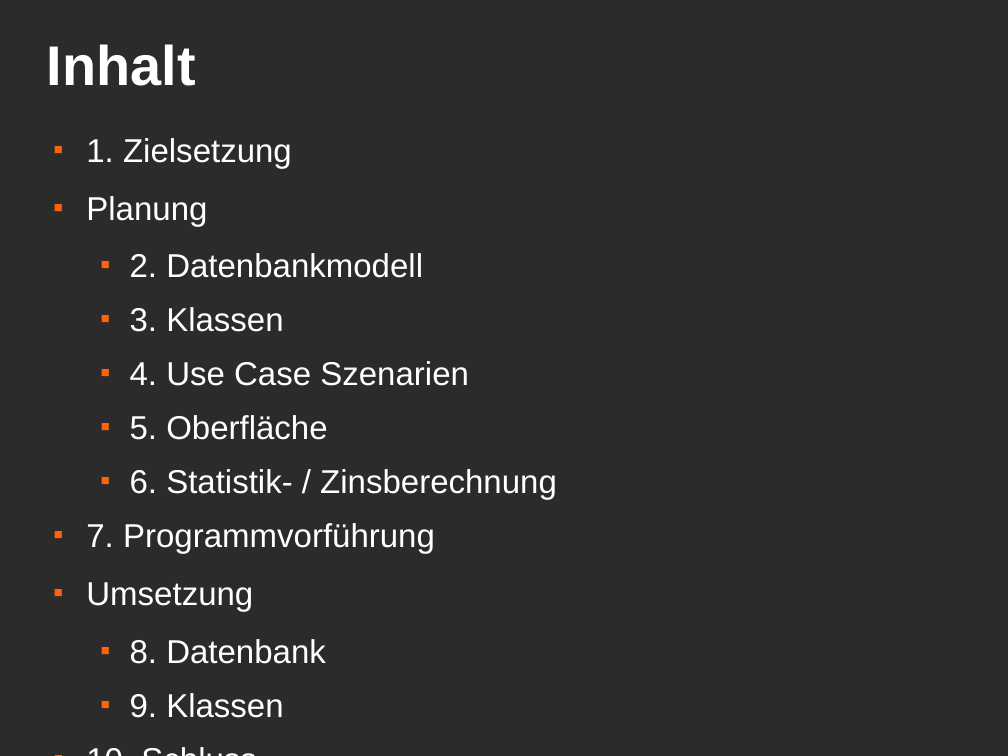
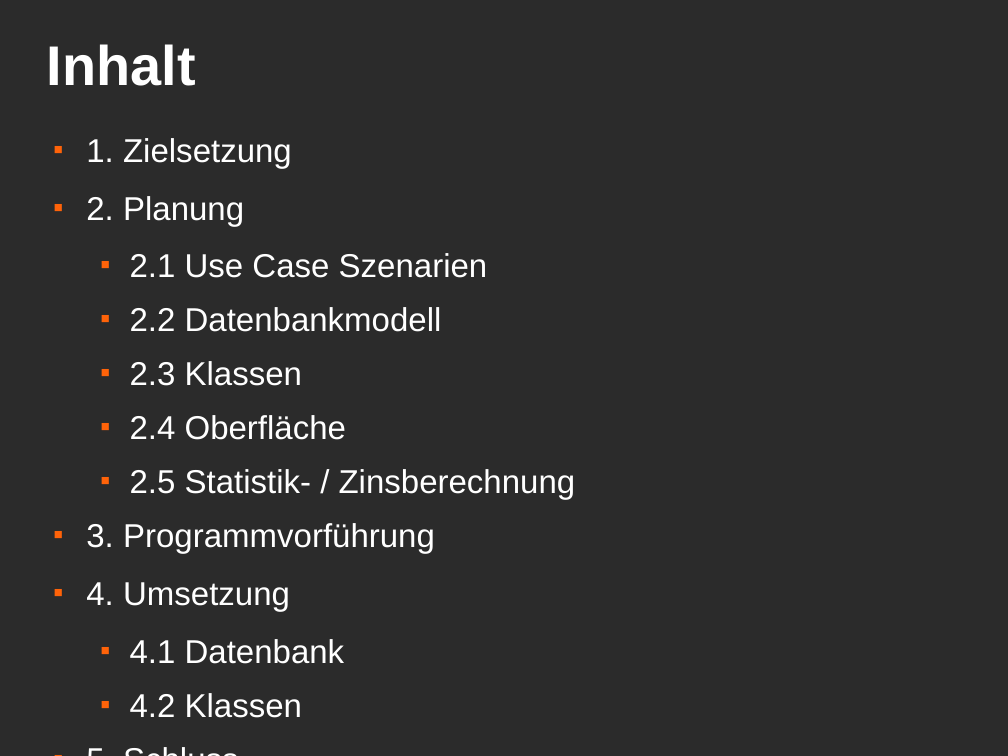
Before and after one commit to MacMuffin/Geldverleih, a slide deck: slide 2 of Geldverleih/geldverleih_präsi.odp. Drawn at 1008x756 pixels with LibreOffice and Linux fonts; fonts in the diff are those of the drawing; background and template pictures are left out; a plain dark background stands for a picture behind light text. Boxes give left, top, right and bottom in pixels: in the first picture for what was removed or moved away, otherwise in the second. Text is boxed around its words. In the diff, an @@ line names an element or a change of style, - is before the commit and + after.

```diff
--- a/Geldverleih/geldverleih_präsi.odp
+++ b/Geldverleih/geldverleih_präsi.odp
@@ text at bbox=[86, 196, 576, 718]: text changed @@
-■ Planung
-  ■ 2. Datenbankmodell
-  ■ 3. Klassen
-  ■ 4. Use Case Szenarien
-  ■ 5. Oberfläche
-  ■ 6. Statistik- / Zinsberechnung
-■ 7. Programmvorführung
-■ Umsetzung
-  ■ 8. Datenbank
-  ■ 9. Klassen
-■ 10. Schluss
+■ 2. Planung
+  ■ 2.1 Use Case Szenarien
+  ■ 2.2 Datenbankmodell
+  ■ 2.3 Klassen
+  ■ 2.4 Oberfläche
+  ■ 2.5 Statistik- / Zinsberechnung
+■ 3. Programmvorführung
+■ 4. Umsetzung
+  ■ 4.1 Datenbank
+  ■ 4.2 Klassen
+■ 5. Schluss
```
Also in this commit, not shown: 9 other slides changed, 9 other files.
